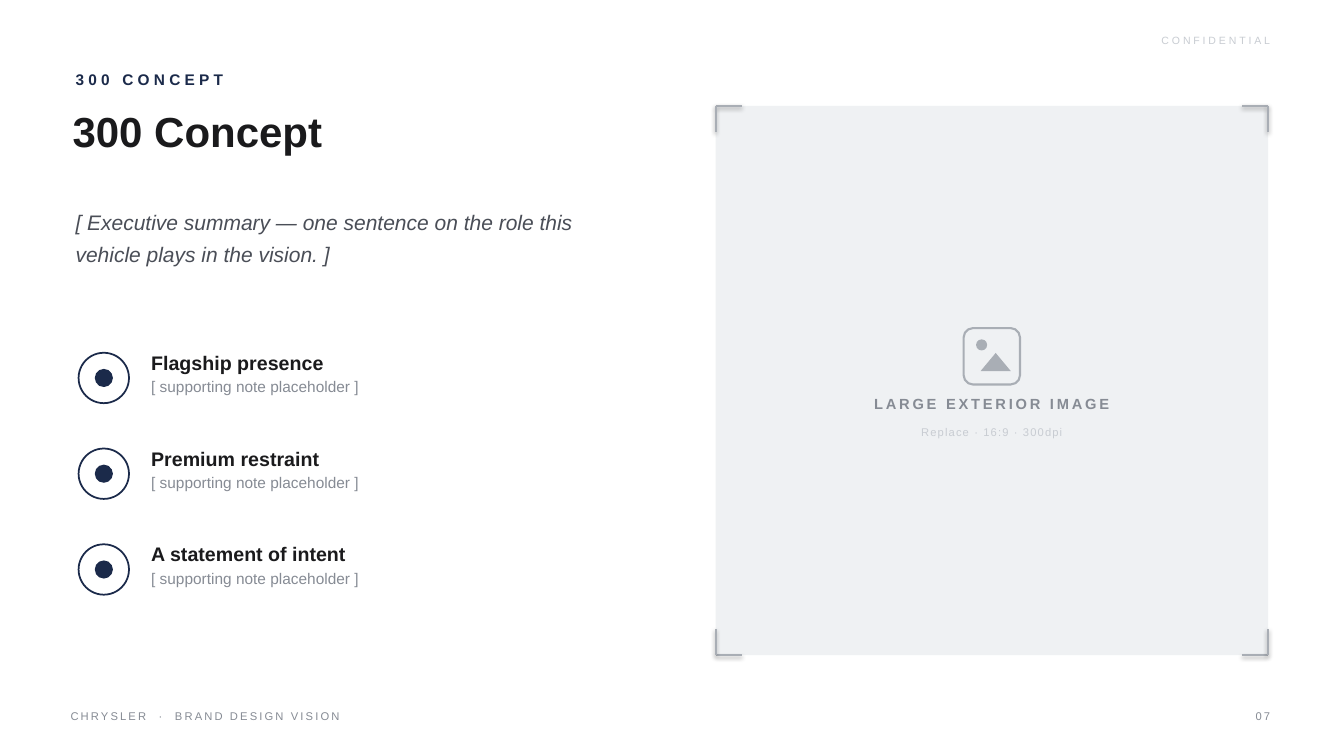
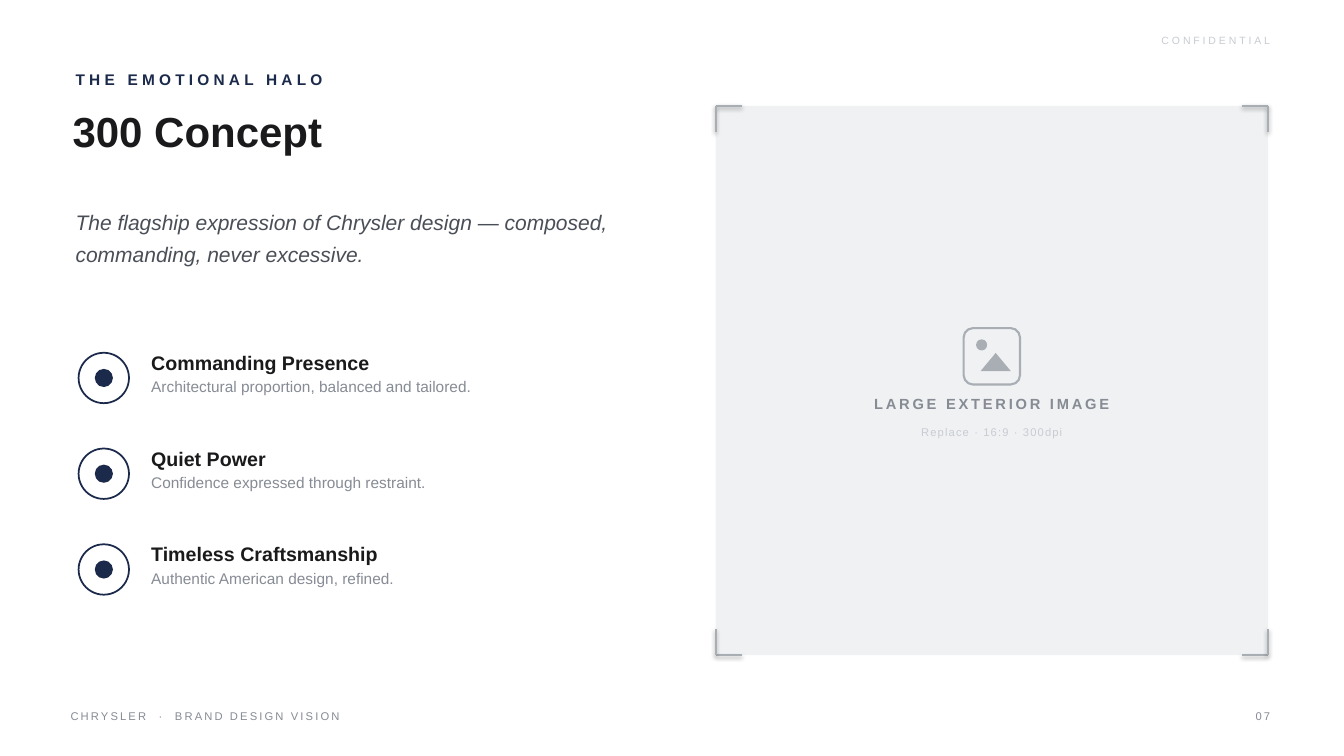
Before and after one commit to LG-Succe55/CLAUDE, a slide deck: slide 7 of Chrysler_Brand_Design_Vision.pptx. Drawn at 1344x756 pixels with LibreOffice and Linux fonts; fonts in the diff are those of the drawing. Boxes give left, top, right and bottom in pixels: in the first picture for what was removed or moved away, otherwise in the second. Text is boxed around its words. In the diff, an @@ line names an element or a change of style, - is before the commit and + after.

```diff
--- a/Chrysler_Brand_Design_Vision.pptx
+++ b/Chrysler_Brand_Design_Vision.pptx
@@ text at bbox=[76, 74, 322, 85]: text changed @@
-300 CONCEPT
+THE EMOTIONAL HALO
@@ text at bbox=[76, 215, 608, 267]: text changed @@
-[ Executive summary — one sentence on the role this vehicle plays in the vision. ]
+The flagship expression of Chrysler design — composed, commanding, never excessive.
@@ text at bbox=[151, 355, 471, 395]: text changed @@
-Flagship presence
-[ supporting note placeholder ]
+Commanding Presence
+Architectural proportion, balanced and tailored.
@@ text at bbox=[151, 451, 425, 491]: text changed @@
-Premium restraint
-[ supporting note placeholder ]
+Quiet Power
+Confidence expressed through restraint.
@@ text at bbox=[151, 546, 393, 587]: text changed @@
-A statement of intent
-[ supporting note placeholder ]
+Timeless Craftsmanship
+Authentic American design, refined.
```
Also in this commit, not shown: 13 other slides changed, 1 other file.
